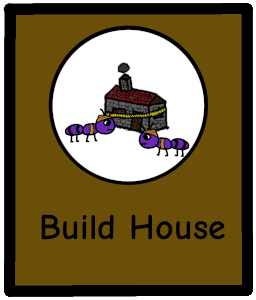
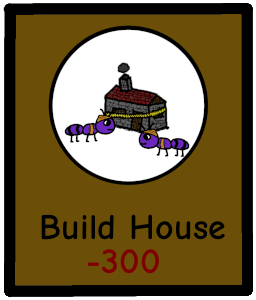
Two versions of the same layered image (256 x 300). Layer-by-layer changes:
added layer "-300" above "Build House" over [87, 249, 159, 274]
